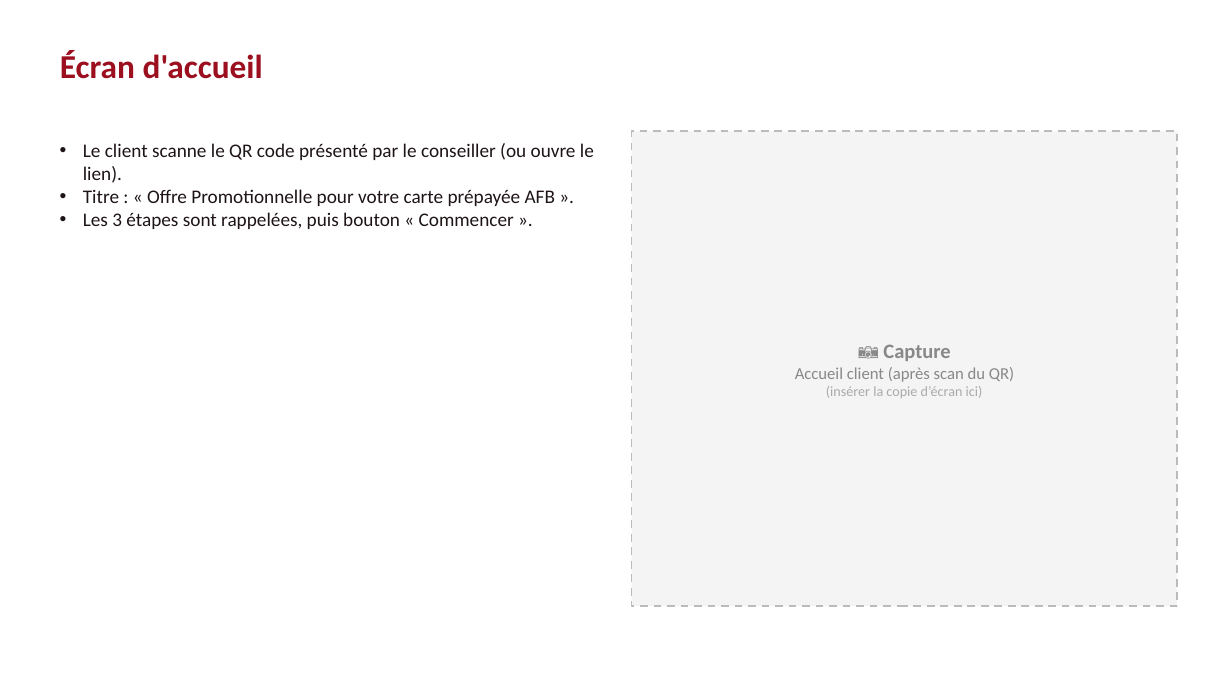
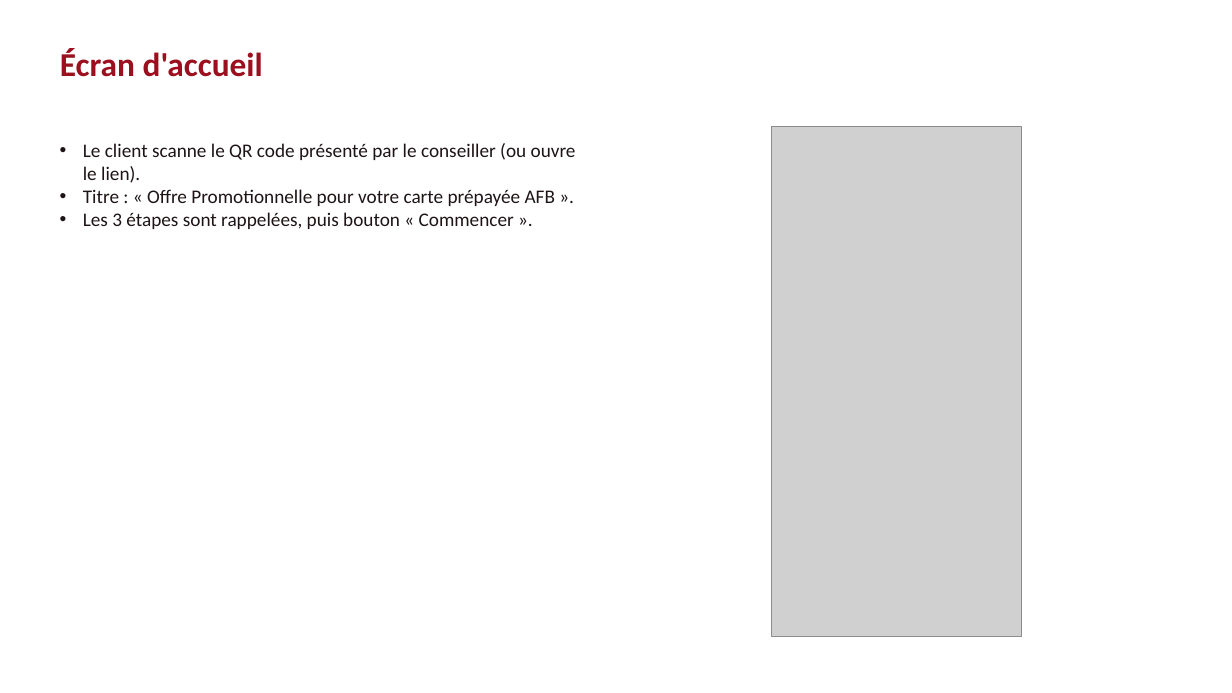
Before and after one commit to Efraim0601/promoteApp, a slide deck: slide 6 of docs/Guide-utilisateur-Carte-Promote.pptx. Drawn at 1232x693 pixels with LibreOffice and Linux fonts; fonts in the diff are those of the drawing; grey boxes stand for pictures. Boxes give left, top, right and bottom in pixels: in the first picture for what was removed or moved away, otherwise in the second. Text is boxed around its words. In the diff, an @@ line names an element or a change of style, - is before the commit and + after.

```diff
--- a/docs/Guide-utilisateur-Carte-Promote.pptx
+++ b/docs/Guide-utilisateur-Carte-Promote.pptx
@@ text "Le client scanne le QR ..." rewrapped from [83,143,594,229] to [83,143,576,229] @@
@@ rectangle removed at [632,131,1178,606] @@
-📷 Capture
-Accueil client (après scan du QR)
-(insérer la copie d’écran ici)
@@ picture added at [772,127,1021,637] @@
```
Also in this commit, not shown: 22 other slides changed, 1 slide added, 2 slides removed, 12 other files.
